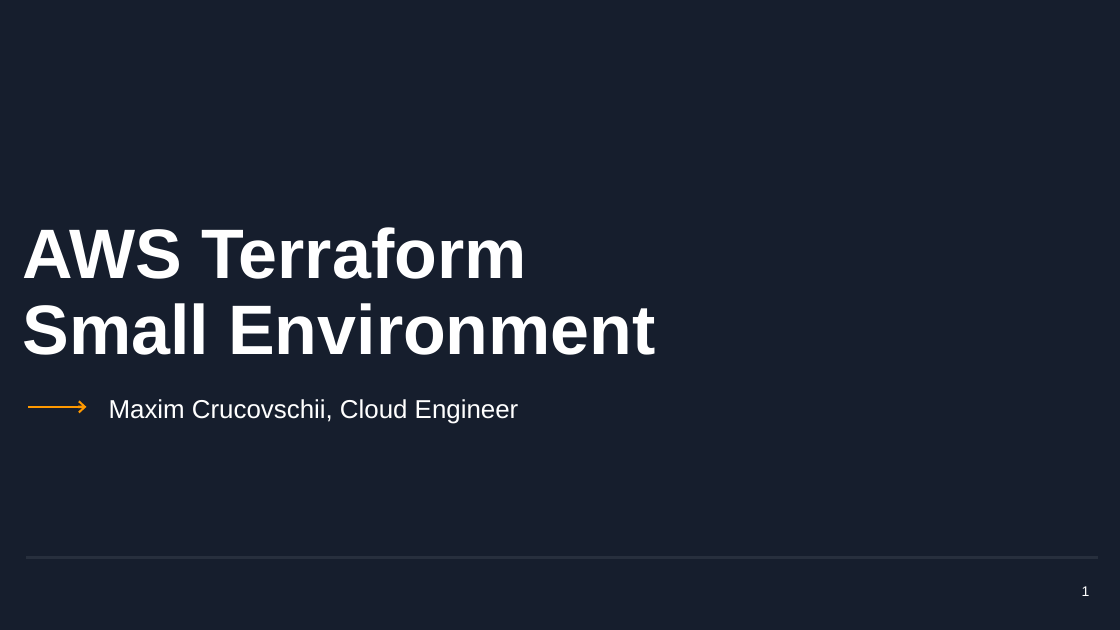
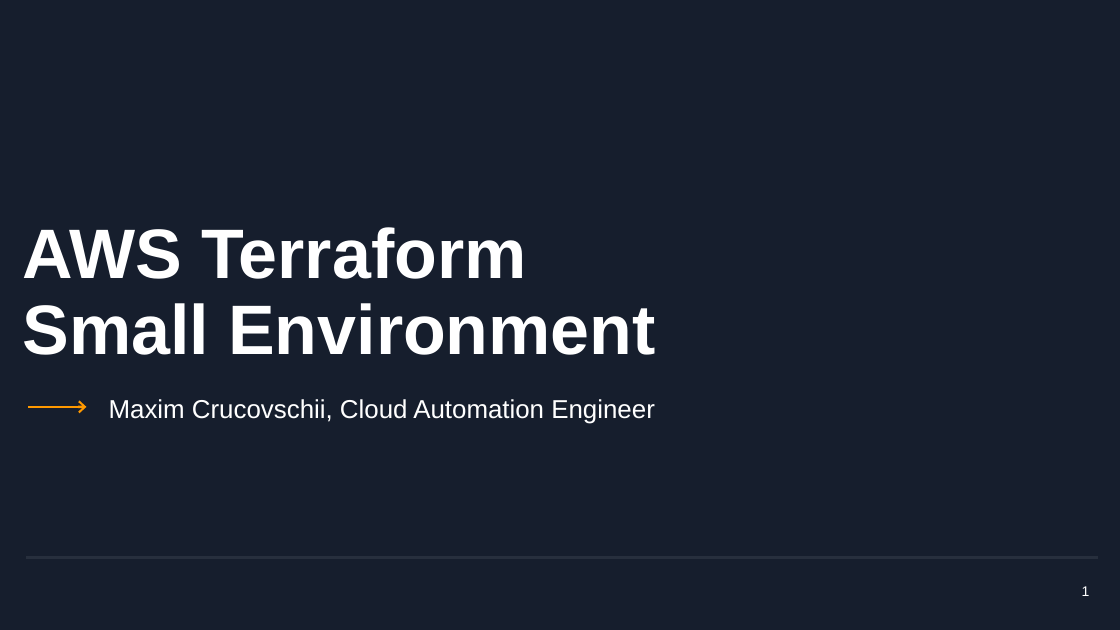
Before and after one commit to mcrucovschii/SmallEnvironment, a slide deck: slide 1 of Crucovschii-AWS-SmallEnvironment.pptx. Drawn at 1120x630 pixels with LibreOffice and Linux fonts; fonts in the diff are those of the drawing; background and template pictures are left out. Boxes give left, top, right and bottom in pixels: in the first picture for what was removed or moved away, otherwise in the second. Text is boxed around its words. In the diff, an @@ line names an element or a change of style, - is before the commit and + after.

```diff
--- a/Crucovschii-AWS-SmallEnvironment.pptx
+++ b/Crucovschii-AWS-SmallEnvironment.pptx
@@ subtitle at (x1=109, y1=399, x2=655, y2=424): text changed @@
-Maxim Crucovschii, Cloud Engineer
+Maxim Crucovschii, Cloud Automation Engineer
```
Also in this commit, not shown: 10 other slides changed, 4 slides added, 1 other file.
